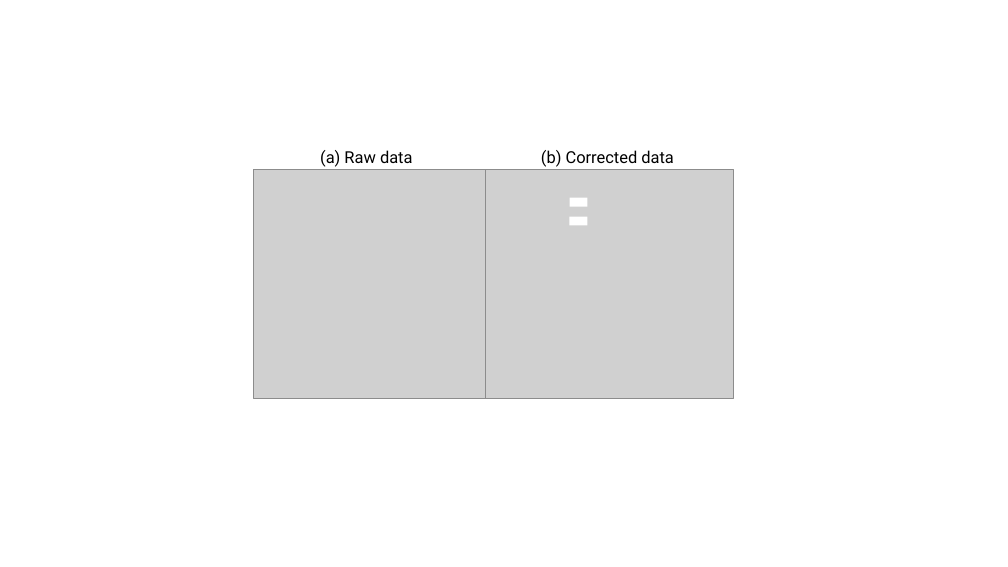
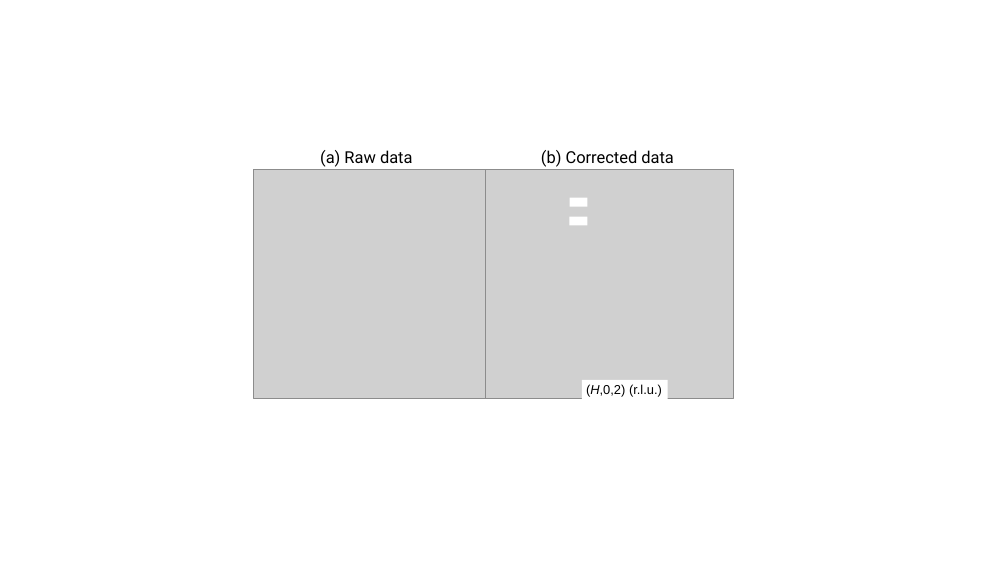
Before and after one commit to 3He-NSF/3HeNSF_2DPSD_paper, a slide deck: slide 45 of figure/figurelist [自動保存済み] [自動保存済み].pptx (slide 41 before the commit). Drawn at 1008x567 pixels with LibreOffice and Linux fonts; fonts in the diff are those of the drawing; grey boxes stand for pictures. Boxes give left, top, right and bottom in pixels: in the first picture for what was removed or moved away, otherwise in the second. Text is boxed around its words. In the diff, an @@ line names an element or a change of style, - is before the commit and + after.

```diff
--- a/figure/figurelist [自動保存済み] [自動保存済み].pptx
+++ b/figure/figurelist [自動保存済み] [自動保存済み].pptx
@@ rectangle added at (582,380,667,400), fill #FFFFFF, 22 pt, text #000000 @@
+(H,0,2) (r.l.u.)
```
Also in this commit, not shown: 1 other slide changed, 6 slides added, 41 other files.
